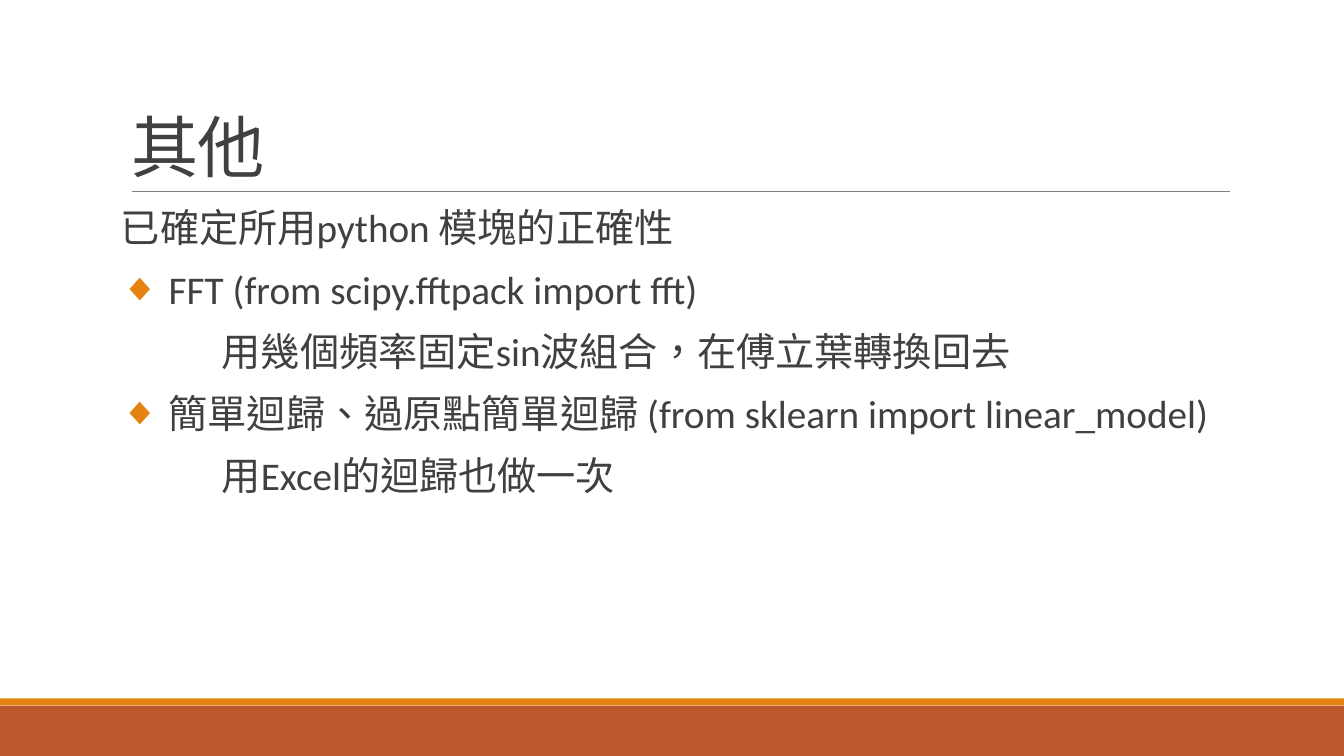
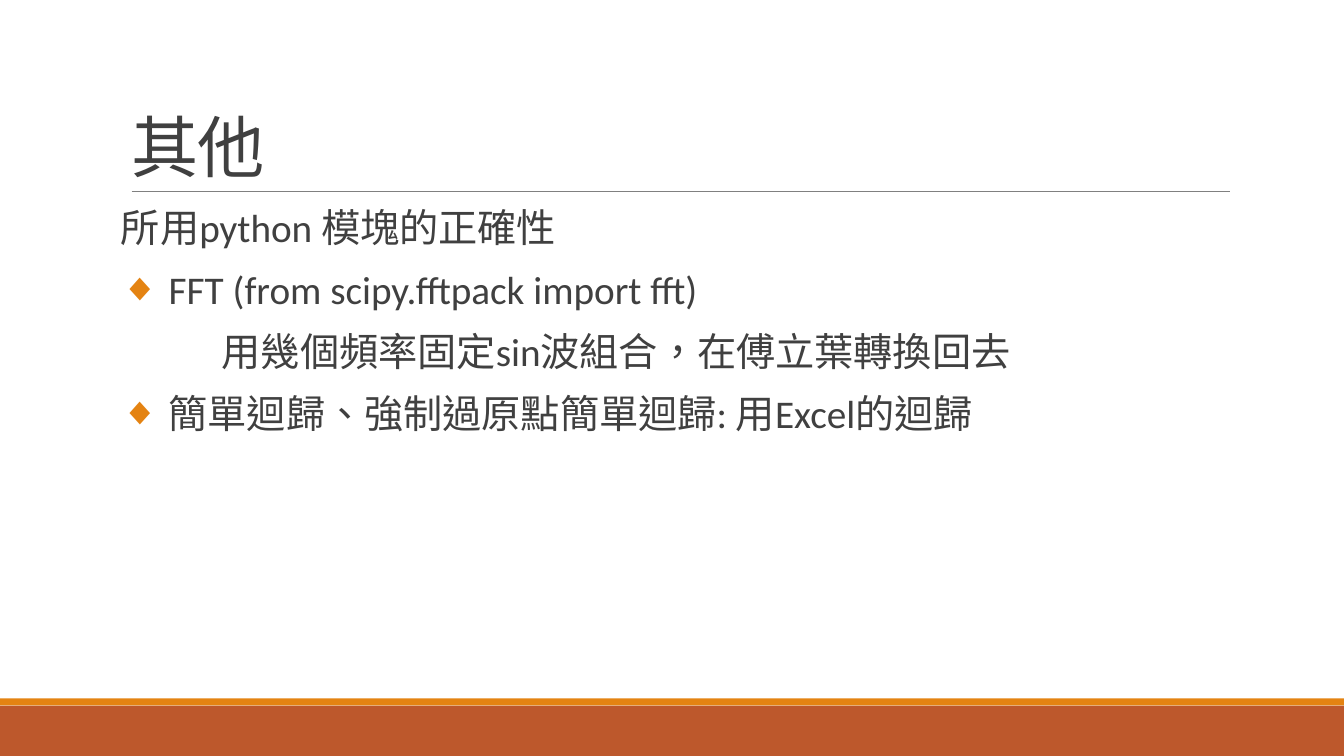
Before and after one commit to r889165/BackUpThesis, a slide deck: slide 10 of Geophone_Calibration/地聲儀求參數.pptx (slide 7 before the commit). Drawn at 1344x756 pixels with LibreOffice and Linux fonts; fonts in the diff are those of the drawing. Boxes give left, top, right and bottom in pixels: in the first picture for what was removed or moved away, otherwise in the second. Text is boxed around its words. In the diff, an @@ line names an element or a change of style, - is before the commit and + after.

```diff
--- a/Geophone_Calibration/地聲儀求參數.pptx
+++ b/Geophone_Calibration/地聲儀求參數.pptx
@@ text at [121, 209, 556, 249]: text changed @@
-已確定所用python 模塊的正確性
+所用python 模塊的正確性
@@ text at [169, 395, 973, 431]: text changed @@
-◆ 簡單迴歸、過原點簡單迴歸 (from sklearn import linear_model)
-用Excel的迴歸也做一次
+◆ 簡單迴歸、強制過原點簡單迴歸: 用Excel的迴歸
```
Also in this commit, not shown: 6 other slides changed, 5 slides added, 3 other files.
